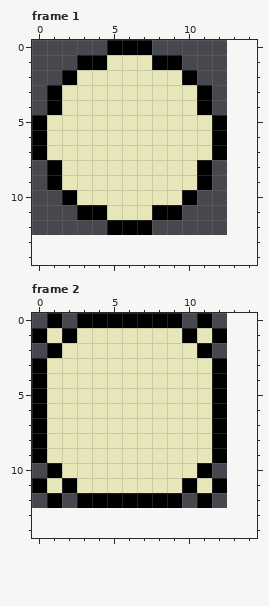
Edited in one commit: pixel-art file (src/assets/dialog.aseprite). Above is the file before it was changed.
13x13 pixels, 3 frames. Shown: frame 1, frame 2. The old version is drawn lined up with the new one, on the new canvas.
New version:
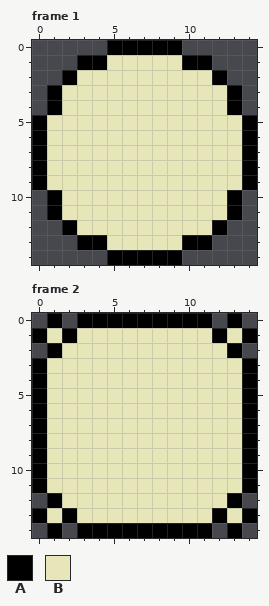
Palette (. is transparent): A #000000  B #e6e6b8
Commit: :lipstick: use nine tile for dialog boxes
From old to new:
canvas 13x13 -> 15x15
--- frame 1
@@ x 0..14 @@
- 0 .....AAA.......
- 1 ...AABBBAA.....
- 2 ..ABBBBBBBA....
- 3 .ABBBBBBBBBA...
- 4 .ABBBBBBBBBA...
- 5 ABBBBBBBBBBBA..
- 6 ABBBBBBBBBBBA..
- 7 ABBBBBBBBBBBA..
- 8 .ABBBBBBBBBA...
- 9 .ABBBBBBBBBA...
-10 ..ABBBBBBBA....
-11 ...AABBBAA.....
-12 .....AAA.......
-13 ...............
-14 ...............
+ 0 .....AAAAA.....
+ 1 ...AABBBBBAA...
+ 2 ..ABBBBBBBBBA..
+ 3 .ABBBBBBBBBBBA.
+ 4 .ABBBBBBBBBBBA.
+ 5 ABBBBBBBBBBBBBA
+ 6 ABBBBBBBBBBBBBA
+ 7 ABBBBBBBBBBBBBA
+ 8 ABBBBBBBBBBBBBA
+ 9 ABBBBBBBBBBBBBA
+10 .ABBBBBBBBBBBA.
+11 .ABBBBBBBBBBBA.
+12 ..ABBBBBBBBBA..
+13 ...AABBBBBAA...
+14 .....AAAAA.....
--- frame 2
@@ x 0..14 @@
- 0 .A.AAAAAAA.A...
- 1 ABABBBBBBBABA..
- 2 .ABBBBBBBBBA...
- 3 ABBBBBBBBBBBA..
- 4 ABBBBBBBBBBBA..
- 5 ABBBBBBBBBBBA..
- 6 ABBBBBBBBBBBA..
- 7 ABBBBBBBBBBBA..
- 8 ABBBBBBBBBBBA..
- 9 ABBBBBBBBBBBA..
-10 .ABBBBBBBBBA...
-11 ABABBBBBBBABA..
-12 .A.AAAAAAA.A...
-13 ...............
-14 ...............
+ 0 .A.AAAAAAAAA.A.
+ 1 ABABBBBBBBBBABA
+ 2 .ABBBBBBBBBBBA.
+ 3 ABBBBBBBBBBBBBA
+ 4 ABBBBBBBBBBBBBA
+ 5 ABBBBBBBBBBBBBA
+ 6 ABBBBBBBBBBBBBA
+ 7 ABBBBBBBBBBBBBA
+ 8 ABBBBBBBBBBBBBA
+ 9 ABBBBBBBBBBBBBA
+10 ABBBBBBBBBBBBBA
+11 ABBBBBBBBBBBBBA
+12 .ABBBBBBBBBBBA.
+13 ABABBBBBBBBBABA
+14 .A.AAAAAAAAA.A.
Pixel boxes of the changes (left, top, right, bottom) in both pictures:
changed: (32, 40, 257, 265)
changed: (32, 313, 257, 538)
